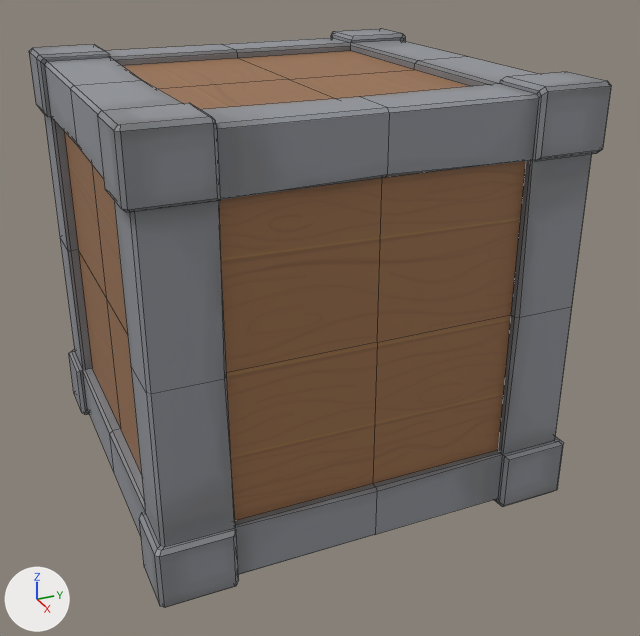
The FBX model Assets/Art/Models/Items/CarriableObject.fbx, before and after one commit.
Both versions are drawn from a 50 mm lens placed at (4.16, -1.7, 1.75), pointed at (0.17, 0.09, -0.25). Arrows for +X, +Y and +Z are at lower left; the lights stay in place. Mesh edges are drawn as thin lines. Where no turn or scale is listed for an object, it has been applied to the vertices.
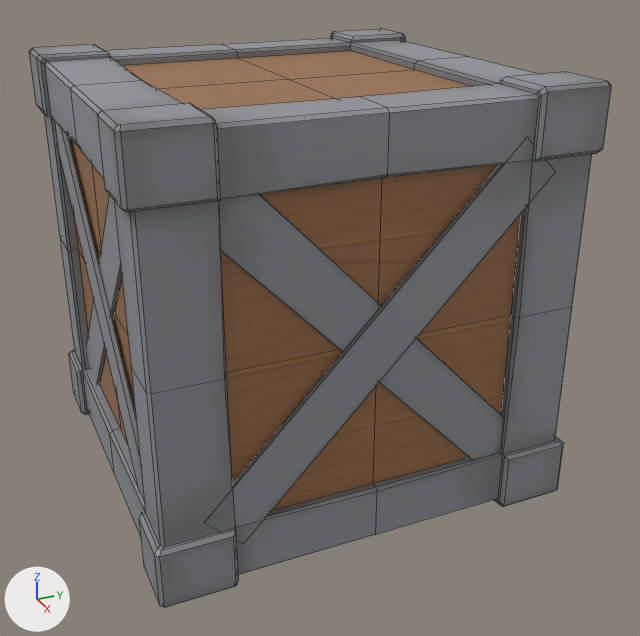
Commit message: Replaced CarriableObject model
refactor(model)

What differs and where, as boxes (x1, y1, x2, y2) in the pictures (640 x 636 px):
'Crosses', added
    after: (55, 121, 532, 527)

The change, as a diff of the scene's bpy script:
```diff
--- a/Assets/Art/Models/Items/CarriableObject.fbx.py
+++ b/Assets/Art/Models/Items/CarriableObject.fbx.py
@@ me_cube_010 @@
+me_cube_010.from_pydata(...)  # 64 vertices, 40 faces; spans x -1.04..1.04, y -1.04..1.04, z -0.88..0.88
+me_cube_010.materials.append(mat_mat_carriableobject)  # picture img_tex_carriableobject_jpg
@@ ob_crosses @@
+ob_crosses = bpy.data.objects.new('Crosses', me_cube_010)
+ob_crosses.location = (0.0, 0.0, 0.0)
```
